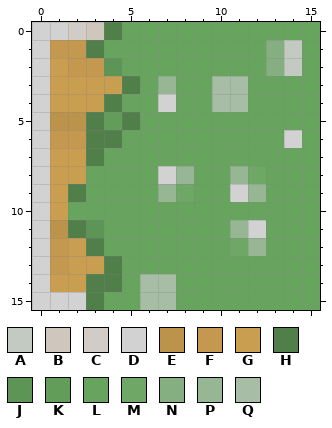
Pixel-art sprite, stored at Programme/My2DGame/res/tiles/road04.png. The picture above was drawn from the file before the commit.
The file is 16x16 pixels. Colours within 5 levels of each other are drawn and written as one.
Palette (. is transparent): A #c3cac2  B #cfc7be  C #d1ccc6  D #d2d2d2  E #bb934b  F #c4984e  G #ca9e51  H #507f4a  J #5d9556  K #629d5a  L #67a55e  M #6fa767  N #85af80  P #97b694  Q #a8bda5
Pixels before, first column x 0:
 0 DDCBHLLLLLLLLLLL
 1 DFFHLLLLLLLLLNAL
 2 DGFFJLLLLLLLLNAL
 3 DGGGGHLPLLQQLLLL
 4 DGGGHLLDLLQQLLLL
 5 DEEHKHLLLLLLLLLL
 6 DFFHHLLLLLLLLLDL
 7 DGGHLLLLLLLLLLLL
 8 DGGLLLLDPLLPMLLL
 9 DGHLLLLPMLLDPLLL
10 DGLLLLLLLLLLLLLL
11 DEHJLLLLLLLPDLLL
12 DFGHLLLLLLLMPLLL
13 DFGGHLLLLLLLLLLL
14 DGGHHLQQLLLLLLLL
15 DDDHLLQQLLLLLLLL
After:
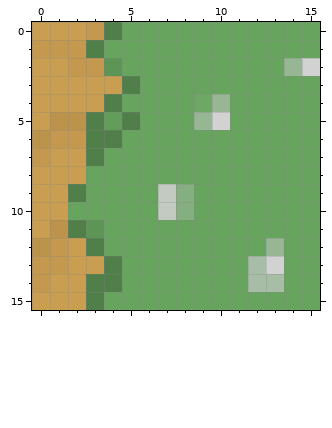
The exact change:
y 0: x 0..3 DDCB -> GGGF
y 1: x 0 D -> F; x 13..14 NA -> LL
y 2: x 0 D -> G; x 13..15 NAL -> LPD
y 3: x 0 D -> G; x 7 P -> L; x 10..11 QQ -> LL
y 4: x 0 D -> G; x 7 D -> L; x 9..11 LQQ -> MPL
y 5: x 0 D -> G; x 9..10 LL -> PD
y 6: x 0 D -> E; x 14 D -> L
y 7: x 0 D -> F
y 8: x 0 D -> G; x 7..8 DP -> LL; x 11..12 PM -> LL
y 9: x 0 D -> G; x 7..8 PM -> AN; x 11..12 DP -> LL
y 10: x 0 D -> G; x 7..8 LL -> AN
y 11: x 0 D -> G; x 11..12 PD -> LL
y 12: x 0 D -> E; x 11..13 MPL -> LLP
y 13: x 0 D -> F; x 12..13 LL -> QD
y 14: x 0 D -> F; x 6..7 QQ -> LL; x 12..13 LL -> QQ
y 15: x 0..2 DDD -> GGG; x 6..7 QQ -> LL
